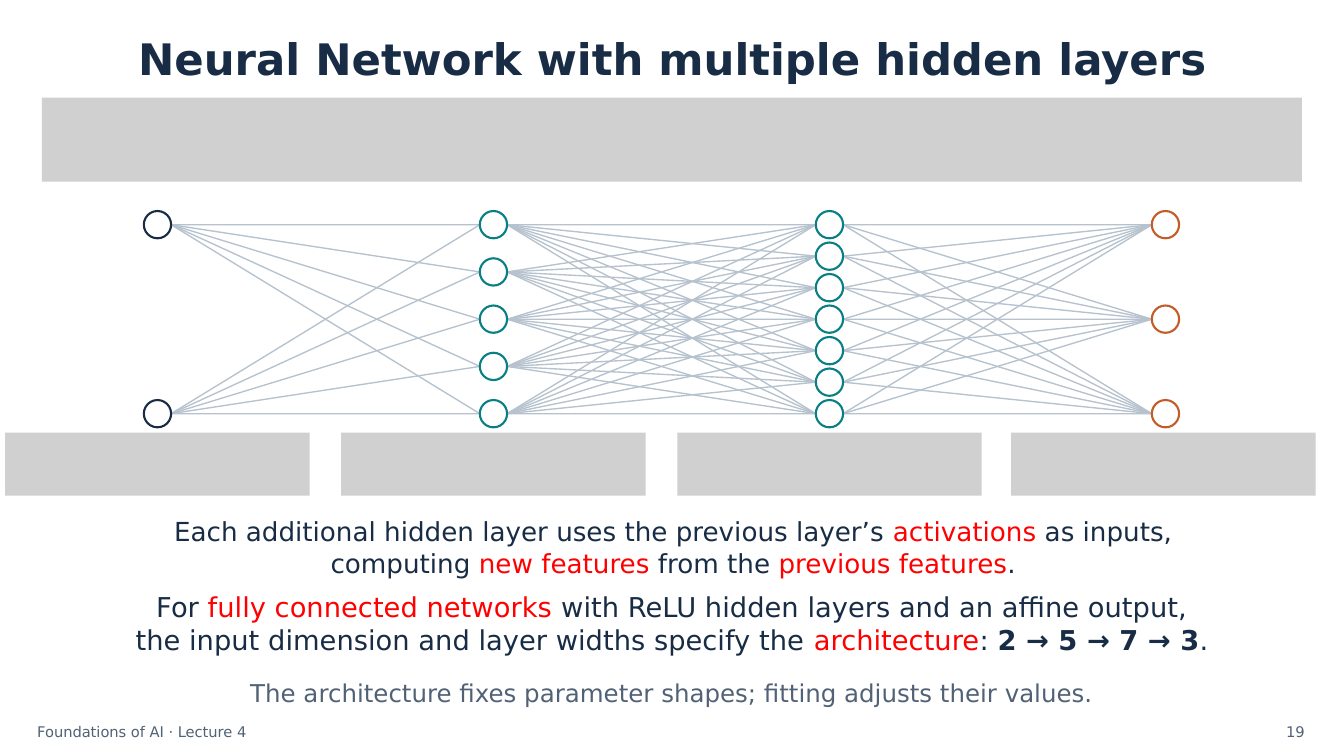
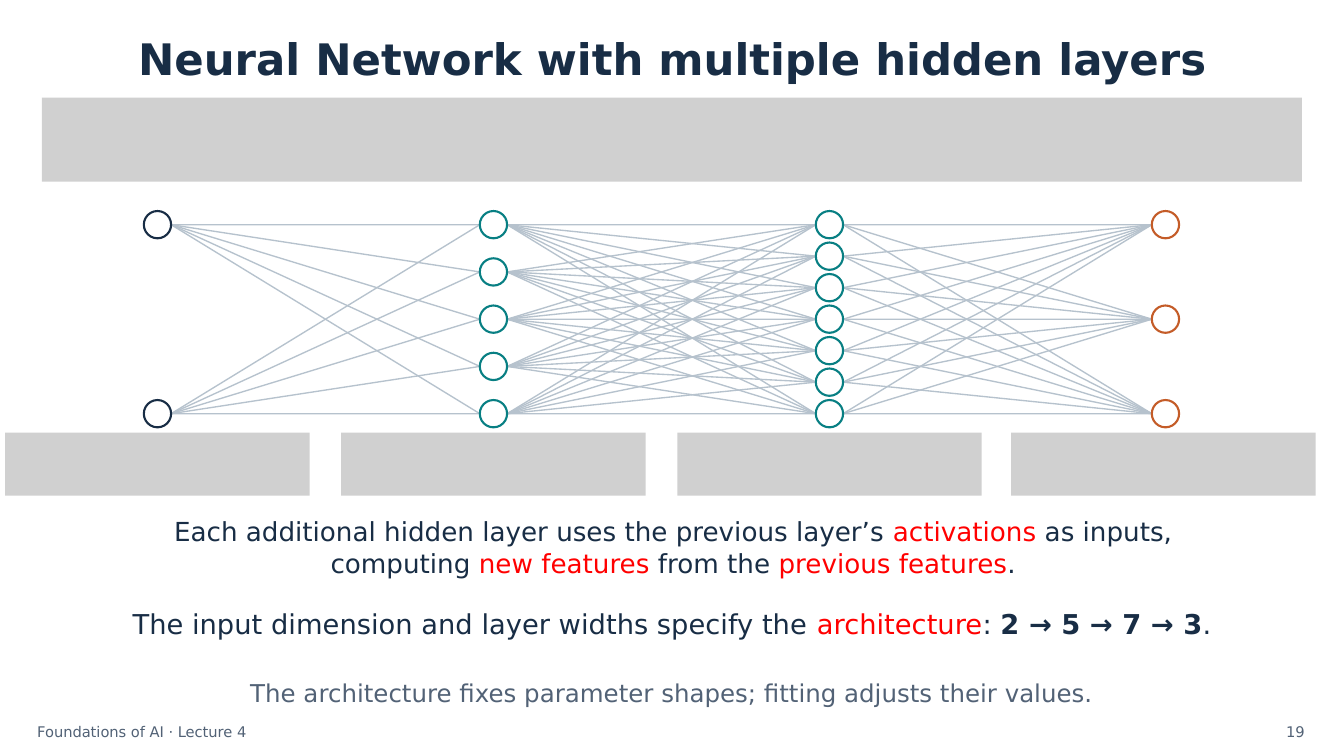
Before and after one commit to semtm0051/2026_27, a slide deck: slide 19 of Week_04/Slides/Week_04 - Slides.pptx. Drawn at 1344x756 pixels with LibreOffice and Linux fonts; fonts in the diff are those of the drawing; grey boxes stand for pictures. Boxes give left, top, right and bottom in pixels: in the first picture for what was removed or moved away, otherwise in the second. Text is boxed around its words. In the diff, an @@ line names an element or a change of style, - is before the commit and + after.

Commit message:
Update Week 4 network terminology
Publish the latest lecture deck and matching PDF with the simplified architecture description.

```diff
--- a/Week_04/Slides/Week_04 - Slides.pptx
+++ b/Week_04/Slides/Week_04 - Slides.pptx
@@ text at [133, 613, 1211, 640]: text changed @@
-For fully connected networks with ReLU hidden layers and an affine output,
-the input dimension and layer widths specify the architecture: 2 → 5 → 7 → 3.
+The input dimension and layer widths specify the architecture: 2 → 5 → 7 → 3.
```
Also in this commit, not shown: 1 other file.
